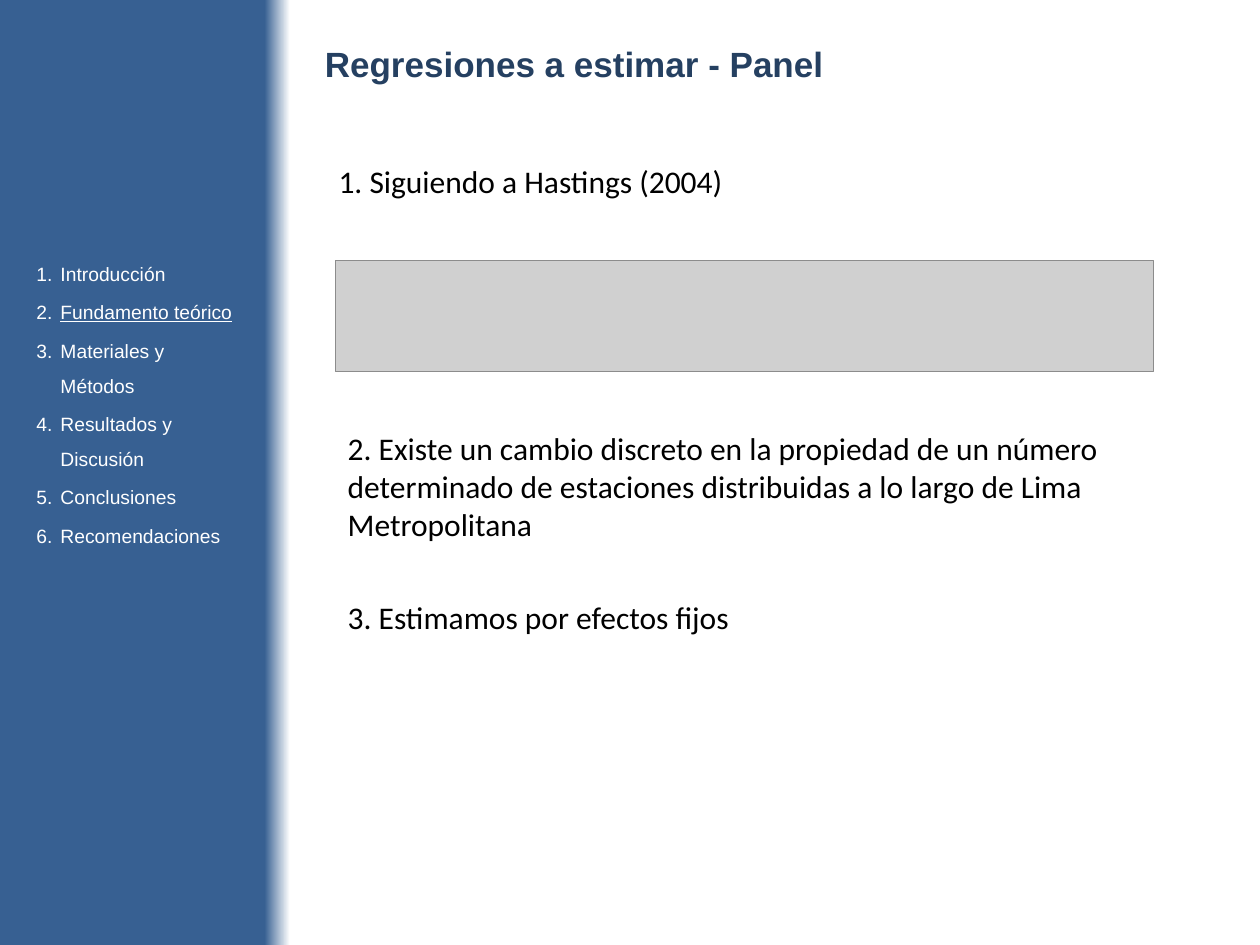
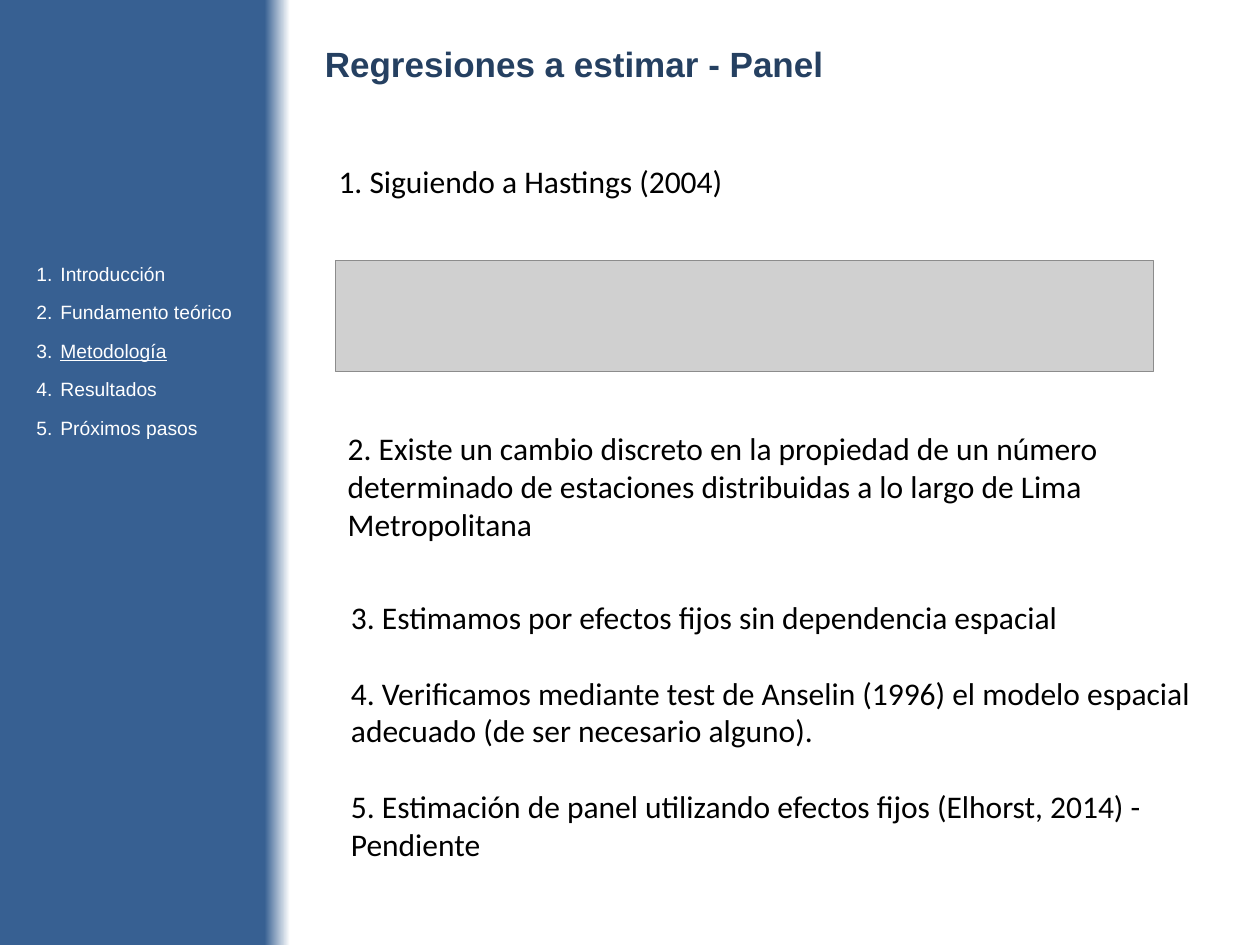
Before and after one commit to diegouriarte/masther-thesis, a slide deck: slide 22 of doc/avance-parcial.pptx (slide 26 before the commit). Drawn at 1260x945 pixels with LibreOffice and Linux fonts; fonts in the diff are those of the drawing; grey boxes stand for pictures. Boxes give left, top, right and bottom in pixels: in the first picture for what was removed or moved away, otherwise in the second. Text is boxed around its words. In the diff, an @@ line names an element or a change of style, - is before the commit and + after.

```diff
--- a/doc/avance-parcial.pptx
+++ b/doc/avance-parcial.pptx
@@ text at (60,305,232,319): underline off in "Fundamento teórico" @@
@@ text at (60,344,197,439): text changed @@
-3. Materiales y Métodos
-4. Resultados y Discusión
-5. Conclusiones
-6. Recomendaciones
+3. Metodología
+4. Resultados
+5. Próximos pasos
@@ text at (351,607,1189,857): text changed @@
-3. Estimamos por efectos fijos
+3. Estimamos por efectos fijos sin dependencia espacial
+4. Verificamos mediante test de Anselin (1996) el modelo espacial adecuado (de ser necesario alguno).
+5. Estimación de panel utilizando efectos fijos (Elhorst, 2014) - Pendiente
```
Also in this commit, not shown: 23 other slides changed, 4 slides added, 4 other files.
